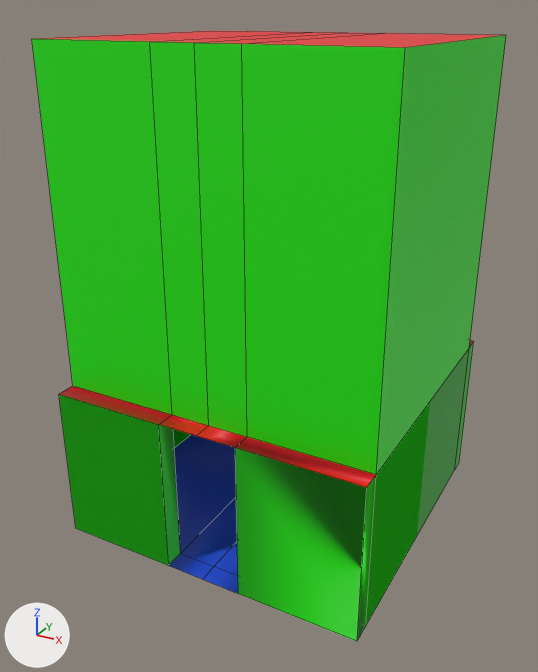
The FBX model SferoTestVR/Assets/Art/Models/Rooms/Tall/2x2_Room_Tall.fbx as it was, and as the next commit left it.
One viewpoint serves both versions: a camera (50 mm lens) standing at (357.4, -39.2, 25.1) and looking at (340.8, -9.1, 10.1). The lights are fixed; the arrows at lower left show +X, +Y and +Z. Mesh edges are drawn as thin lines. Where no turn or scale is listed for an object, it has been applied to the vertices.

The first picture shows '2x2 Room Tall'.
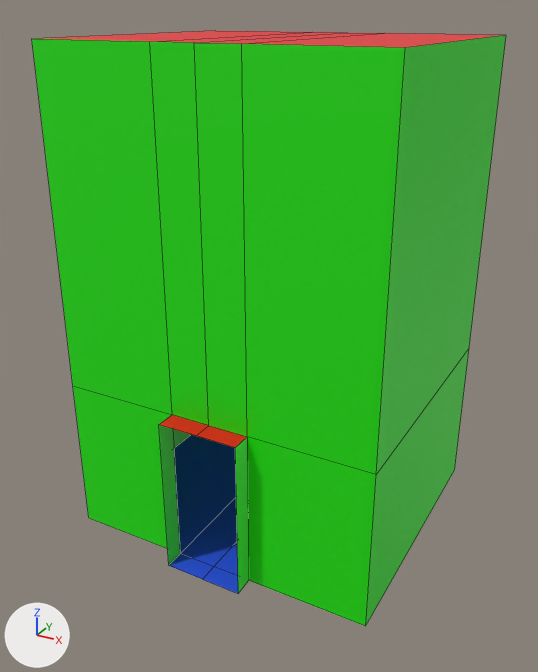
Changed parts and their boxes [x1, y1, x2, y2] in the pictures (538 x 672 px):
```json
{"object": "2x2 Room Tall", "change": "reshaped", "before": [32, 31, 506, 641], "after": [32, 31, 506, 626]}
{"part": 1, "of": "me_cube_039", "change": "deleted", "before": [455, 340, 474, 469], "on screen": "green"}
{"part": 2, "of": "me_cube_039", "change": "deleted", "before": [59, 386, 376, 641], "on screen": "green"}
```

The change, as JSON lines over the scene's bpy script:
```json
{"block": "me_cube_039", "where": "me_cube_039.from_pydata(...)  # 50 vertices, 52 faces; spans x -8.0..8.0, y -16.0..0.0, z 0.0..24.0"}
{"block": "me_cube_039", "where": "# used by ob_2x2_room_tall; location = (341.0, 0.0, 0.0)"}
{"block": "me_cube_039", "where": "# verts and faces of me_cube_039; kept vertices keep their numbers, new ones are numbered from 50"}
{"block": "me_cube_039", "where": "# before: 0 (8.0, 0.0, 0.0) at pixel (459, 461), 1 (8.0, 0.0, 8.0) at pixel (473, 341), 4 (-8.0, 0.0, 0.0), 5 (-8.0, 0.0, 8.0), 14 (2.0, 0.0, 0.0)"}
{"block": "me_cube_039", "where": "# before: 16 (-2.0, 0.0, 0.0), 17 (-2.0, 0.0, 8.0), 19 (2.0, 0.0, 8.0), 21 (8.0, -1.0, 0.0) at pixel (454, 469), 22 (8.0, -1.0, 8.0) at pixel (469, 347)"}
{"block": "me_cube_039", "where": "# before: 24 (-8.0, -1.0, 0.0), 27 (-8.0, -1.0, 8.0), 29 (-2.0, -1.0, 8.0), 33 (2.0, -1.0, 8.0), 35 (2.0, -1.0, 0.0)"}
{"block": "me_cube_039", "where": "# before: 39 (-2.0, -1.0, 0.0)"}
{"block": "me_cube_039", "where": "# before: 2 (8.0, -16.0, 0.0) at pixel (357, 641), 3 (8.0, -16.0, 8.0) at pixel (366, 487), 6 (-8.0, -16.0, 0.0) at pixel (75, 528), 7 (-8.0, -16.0, 8.0) at pixel (58, 394), 8 (-2.0, -16.0, 0.0) at pixel (168, 565)"}
{"block": "me_cube_039", "where": "# before: 10 (2.0, -16.0, 0.0) at pixel (238, 593), 11 (2.0, -16.0, 8.0) at pixel (235, 447), 13 (-2.0, -16.0, 8.0) at pixel (158, 424), 20 (8.0, -15.0, 0.0) at pixel (365, 626), 23 (8.0, -15.0, 8.0) at pixel (376, 474)"}
{"block": "me_cube_039", "where": "# before: 25 (-8.0, -15.0, 0.0), 26 (-8.0, -15.0, 8.0) at pixel (72, 385), 28 (-2.0, -15.0, 8.0) at pixel (172, 414), 32 (2.0, -15.0, 8.0) at pixel (247, 436), 34 (2.0, -15.0, 0.0)"}
{"block": "me_cube_039", "where": "# before: 38 (-2.0, -15.0, 0.0) at pixel (180, 553)"}
{"block": "me_cube_039", "change": "me_cube_039 part 1"}
{"op": "add", "block": "me_cube_039", "code": "delete_vertices([0, 1, 4, 5])  # with the faces that use them"}
{"block": "me_cube_039", "change": "me_cube_039 part 2"}
{"op": "add", "block": "me_cube_039", "code": "delete_vertices([2, 3, 6, 7])  # with the faces that use them"}
```
